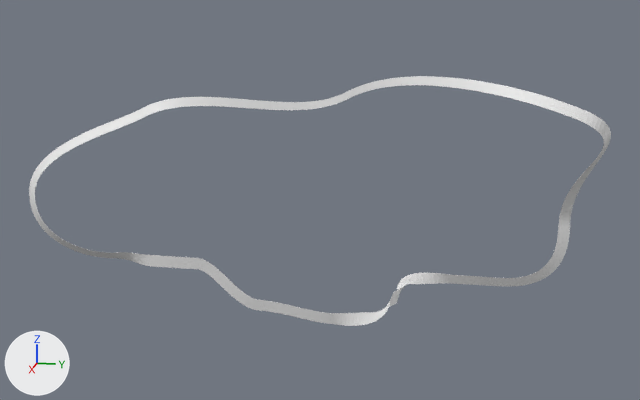
One commit to the Blender file Assets/tracks.blend: the scene before it, then after it.
Rendered twice from a 50 mm lens placed at (130.7, 50.5, 44.2), pointed at (-7.6, 22.8, 9.7). Every picture has the same lights, and +X, +Y and +Z are marked at lower left. The same objects are shown in both versions, whatever each file hides.

Script lines for the objects in view, before the commit:
```python
ob_loop_track_2 = bpy.data.objects.new('Loop Track 2', cu_beziercurve_004)
ob_loop_track_2.location = (0.0, 0.0, 0.0)
```
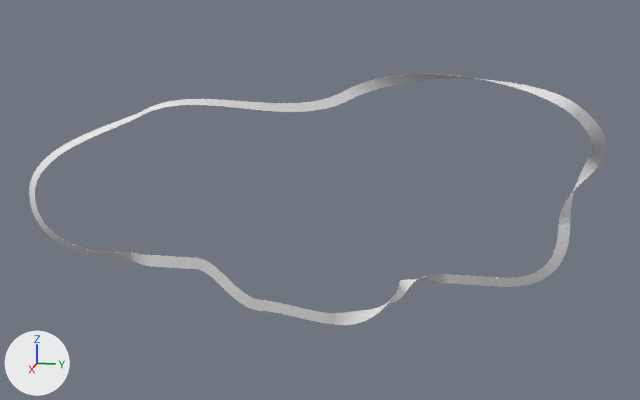
What changed in the scene script:
```text
Change cu_beziercurve_004:
    where _sp = cu_beziercurve_004.splines.new('BEZIER'); _sp.bezier_points.add(12)
    remove _sp.bezier_points.foreach_set('co', [0.0, -4.022, 0.0, 0.0, 4.009, 0.0, 0.0, 14.33, -6.364, 3.554, 27.09, -6.364, -7.793, 35.46, -6.364, -19.14, 43.6, -6.364, -19.14, 50.96, -6.364, -16.77, 62.33, 4.842, -1.203, 62.33, 25.68, -17.12, 25.6, 25.68, -2.257, -4.958, 23.95, 1.903, -22.96, 11.39, -0.158, -10.13, 0.455])
    remove _sp.bezier_points.foreach_set('handle_left', [0.0, -6.28, 0.0, 0.0, 0.903, 0.0, 0.0, 10.57, -6.364, 3.554, 23.34, -6.364, -2.119, 33.68, -6.364, -19.14, 33.07, -6.364, -19.14, 47.2, -6.364, -16.77, 62.78, -5.818, -1.203, 72.26, 21.78, -17.12, 34.99, 30.75, -2.257, 4.434, 29.01, 1.176, -22.3, 18.54, 1.078, -16.4, 0.355])
    remove _sp.bezier_points.foreach_set('handle_right', [0.0, -1.764, 0.0, 0.0, 7.116, 0.0, 0.0, 18.08, -6.364, 3.554, 35.39, -6.364, -13.47, 37.23, -6.364, -19.14, 47.36, -6.364, -19.14, 54.72, -6.364, -16.77, 61.88, 15.5, -1.203, 52.4, 29.59, -17.12, 16.21, 20.62, -2.257, -9.654, 21.41, 2.63, -23.62, 4.24, -0.725, -7.242, 0.501])
    add _sp.bezier_points.foreach_set('co', [0.0, -4.022, 0.0, 0.0, 4.009, 0.0, 0.0, 14.33, -6.364, 3.554, 27.09, -6.364, -7.793, 35.35, -6.364, -19.14, 43.6, -6.364, -19.14, 50.96, -6.364, -16.77, 62.33, 4.842, -1.203, 62.33, 25.68, -17.12, 25.6, 25.68, -2.257, -4.958, 23.95, 1.903, -22.96, 11.39, -0.158, -10.13, 0.455])
    add _sp.bezier_points.foreach_set('handle_left', [0.0, -6.28, 0.0, 0.0, 0.903, 0.0, 0.0, 10.57, -6.364, 3.554, 23.34, -6.364, -2.119, 33.56, -6.364, -19.14, 33.78, -6.364, -19.14, 47.2, -6.364, -16.77, 62.78, -5.818, -10.71, 70.85, 17.1, -20.91, 34.38, 30.42, -2.257, 4.434, 29.01, 1.176, -22.3, 18.54, 1.078, -16.4, 0.355])
    add _sp.bezier_points.foreach_set('handle_right', [0.0, -1.764, 0.0, 0.0, 7.116, 0.0, 0.0, 18.08, -6.364, 3.554, 31.77, -6.364, -13.47, 37.13, -6.364, -19.14, 47.36, -6.364, -19.14, 54.72, -6.364, -16.77, 61.88, 15.5, 6.482, 55.44, 32.62, -13.06, 16.21, 20.62, -2.257, -9.654, 21.41, 2.63, -23.62, 4.24, -0.725, -7.242, 0.501])
    where _sp = cu_beziercurve_004.splines.new('BEZIER'); _sp.bezier_points.add(12)
    remove _sp.bezier_points.foreach_set('radius', [1.0, 1.0, 1.0, 1.0, 1.0, 1.0, 1.0, 1.0, 1.0, 0.587, 1.0, 1.0, 1.0])
    remove _sp.bezier_points.foreach_set('tilt', [0.0, 0.0, 0.0, 0.0, -3.687, 0.0, 0.0, 0.0, 1.209, 0.28, 0.79, 0.79, 0.79])
    add _sp.bezier_points.foreach_set('radius', [1.0, 1.0, 1.0, 1.0, 1.0, 1.0, 1.0, 1.0, 1.0, 0.883, 0.441, 1.0, 1.0])
    add _sp.bezier_points.foreach_set('tilt', [0.0, 0.0, 0.0, 0.0, -3.142, -6.283, -6.283, -6.283, -1.933, 0.28, 0.79, 0.79, 0.79])
```

Changed parts and their boxes [x1, y1, x2, y2] in the pictures (640 x 400 px):
'Loop Track 2', reshaped: before [29, 76, 611, 326]; after [29, 74, 606, 325]
